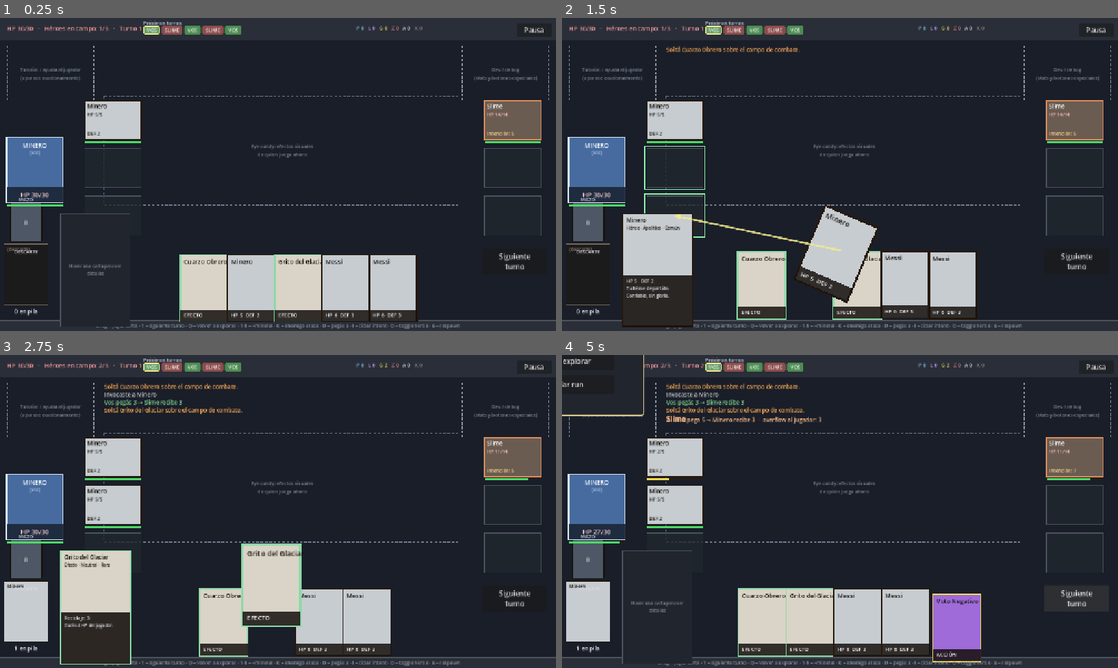
Above: before the commit, frames 1-4 (two rows, left to right).
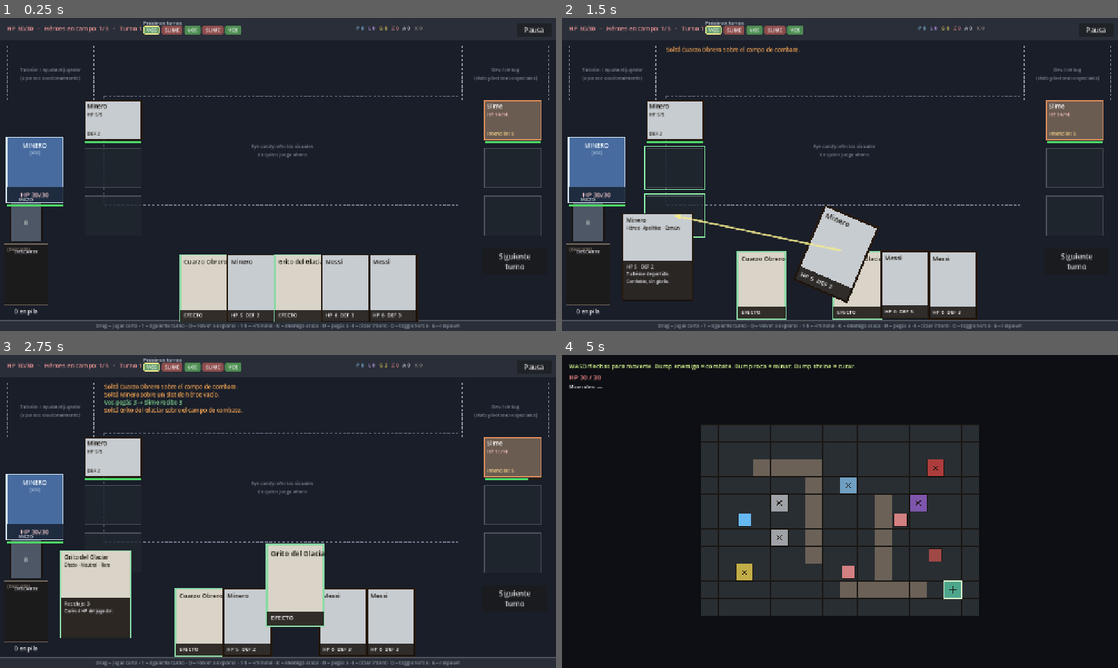
Above: after the commit, the same moments.

Repository: nahuelgallo/Glaciar-Miner
Game: Godot game, scene res://scenes/test/card_test.tscn
Same seed, same stepped clock (60 frames per second), same inputs: the game is played once before the commit and once after it. This scene is started directly instead of the project's main scene.
Inputs (mouse positions are in pixels of both pictures, inside the frame that each line leads up to):
- Up to frame 1 (0.25 s): no input
- Up to frame 2 (1.5 s): tap Enter at 0.5 s; drag from (762, 284) to (906, 284) at 0.52 s; drag from (812, 284) to (906, 249) at 1.27 s
- Up to frame 3 (2.75 s): move the mouse to (294, 621) at 2.02 s; hold D from 2.03 s (still down); tap 3 at 2.1 s; click (294, 621) at 2.17 s
- Up to frame 4 (5 s): release D at 2.75 s; click "Pausa" at 2.75 s; click (840, 539) at 3.5 s, where only the run after the commit has a clickable "Reiniciar run"; click (1079, 599) at 4.25 s, where only the run before the commit has a clickable "Siguiente turno"

The runs differ from the first frame. In frame 1, 0.3% of the frame differs, in the area x 10-24%, y 62-99%; in frame 2, 1.0%; in frame 3, 9.2%; in frame 4, 44%, in the area x 0-100%, y 0-100%.

Commit message:
Fixes de UX: modal centrado, preview compacto/hover-only, hover stable, drop preciso de heroes
- CardDetailModal y PauseMenu: anchors no funcionan con parent Node2D, asi
  que ahora forzamos position=(0,0) y size=viewport_rect en _ready. El modal
  aparece centrado correctamente.
- CardPreviewView: H reducido de 260 a 200, oculto por default, solo se
  muestra en hover (show()/hide() en main.gd al recibir signals)
- CardView Area2D extendido hacia abajo (HOVER_AREA_EXTRA=90) para que la
  posicion original siga detectando hover cuando la carta esta elevada por
  hover_lift. Esto evita el toggle infinito de enter/exit cuando el mouse
  queda en "tierra de nadie" entre la zona elevada y la original.
- HERO drop ahora requiere precision: solo valido sobre slot de heroe (no
  cualquier parte del campo). Mensaje de error apunta al slot correcto.

Diff:
--- a/scripts/card/card_preview_view.gd
+++ b/scripts/card/card_preview_view.gd
@@ -9,7 +9,7 @@
 # mostrando los detalles de la carta arrastrada hasta que la sueltes.
 
 const W: float = 160.0
-const H: float = 260.0
+const H: float = 200.0
 
 var _current_card: CardData
 
--- a/scripts/card/card_view.gd
+++ b/scripts/card/card_view.gd
@@ -14,6 +14,12 @@
 
 const CARD_WIDTH: float = 110.0
 const CARD_HEIGHT: float = 154.0
+# Extra height en el Area2D de hover. Cuando la carta se eleva (hover_lift),
+# el Area2D se va con ella y el mouse queda en "tierra de nadie" entre la
+# zona elevada y la posición original — eso provoca toggle infinito de
+# enter/exit. Extender el área hacia abajo cubre la posición original aun
+# con la carta levantada.
+const HOVER_AREA_EXTRA: float = 90.0
 
 @export var follow_speed: float = 18.0
 @export var hover_scale: float = 1.20
@@ -106,8 +112,11 @@
 	add_child(area)
 	var shape := CollisionShape2D.new()
 	var rect := RectangleShape2D.new()
-	rect.size = Vector2(CARD_WIDTH, CARD_HEIGHT)
+	# Extendido hacia abajo para que la posición original siga siendo zona
+	# de hover cuando la carta está elevada (ver HOVER_AREA_EXTRA).
+	rect.size = Vector2(CARD_WIDTH, CARD_HEIGHT + HOVER_AREA_EXTRA)
 	shape.shape = rect
+	shape.position = Vector2(0.0, HOVER_AREA_EXTRA * 0.5)
 	area.add_child(shape)
 
 
--- a/scripts/main.gd
+++ b/scripts/main.gd
@@ -223,10 +223,12 @@
 
 func _build_card_preview(_parent: Control) -> void:
 	# Preview view es Node2D (tiene _draw), no Control. Lo agregamos como
-	# hijo del root, no del Hud Control.
+	# hijo del root, no del Hud Control. Por default oculto — solo se muestra
+	# en hover.
 	_card_preview = CardPreviewView.new()
 	_card_preview.name = "CardPreview"
 	_card_preview.position = CARD_PREVIEW_RECT.position
+	_card_preview.hide()
 	add_child(_card_preview)
 
 
@@ -386,10 +388,12 @@
 func _on_hand_card_hover_started(card: CardData) -> void:
 	if _card_preview != null:
 		_card_preview.show_card(card)
+		_card_preview.show()
 
 
 func _on_hand_card_hover_ended() -> void:
 	if _card_preview != null:
+		_card_preview.hide()
 		_card_preview.clear_card()
 
 
@@ -610,7 +614,10 @@
 func _build_drop_context(card: CardData, drop_position: Vector2) -> Variant:
 	var kind := EffectExecutor.target_kind_for(card)
 	if card.type == CardData.Type.HERO:
-		if not (_battlefield.is_over_battlefield(drop_position) or _battlefield.is_over_hero_slot(drop_position)):
+		# HERO requiere precisión: solo sobre un slot de héroe (no cualquier
+		# parte del campo). El highlight visual durante el drag muestra los
+		# slots disponibles.
+		if not _battlefield.is_over_hero_slot(drop_position):
 			return null
 		if _battlefield.is_full_of_heroes():
 			return null
@@ -645,11 +652,11 @@
 	var kind := EffectExecutor.target_kind_for(card)
 	if card.type == CardData.Type.HERO:
 		if _battlefield.is_full_of_heroes():
-			return "Campo de héroes lleno (3/3). Bajá uno antes de invocar otro."
-		return "Soltá %s sobre el campo para invocar." % card.card_name
+			return "Campo de héroes lleno (3/3). Esperá a que muera uno."
+		return "Soltá %s sobre un slot de héroe vacío." % card.card_name
 	match kind:
 		EffectExecutor.TargetKind.ENEMY:
-			return "%s necesita un enemigo como target." % card.card_name
+			return "%s necesita soltarse sobre un enemigo." % card.card_name
 		EffectExecutor.TargetKind.HERO_SELF:
 			return "%s necesita un héroe activo en el campo." % card.card_name
 	return "Soltá %s sobre el campo de combate." % card.card_name
--- a/scripts/ui/card_detail_modal.gd
+++ b/scripts/ui/card_detail_modal.gd
@@ -16,8 +16,11 @@
 
 
 func _ready() -> void:
-	anchor_right = 1.0
-	anchor_bottom = 1.0
+	# El parent es Node2D, así que los anchors no resuelven el size automaticamente.
+	# Forzamos size = viewport size para que el modal cubra toda la pantalla.
+	var vp_size: Vector2 = get_viewport_rect().size
+	position = Vector2.ZERO
+	size = vp_size
 	mouse_filter = Control.MOUSE_FILTER_STOP  # bloquea input al juego de abajo
 	gui_input.connect(_on_gui_input)
 	_build()
--- a/scripts/ui/pause_menu.gd
+++ b/scripts/ui/pause_menu.gd
@@ -14,8 +14,10 @@
 
 
 func _ready() -> void:
-	anchor_right = 1.0
-	anchor_bottom = 1.0
+	# El parent es Node2D — anchors no funcionan, forzamos size manual.
+	var vp_size: Vector2 = get_viewport_rect().size
+	position = Vector2.ZERO
+	size = vp_size
 	mouse_filter = Control.MOUSE_FILTER_STOP
 	gui_input.connect(_on_gui_input)
 	_build()
Not shown, added: scripts/combat/player_view.gd.uid
Not shown, added: scripts/ui/big_card_visual.gd.uid
Not shown, added: scripts/ui/card_detail_modal.gd.uid
Not shown, added: scripts/ui/drag_arrow_overlay.gd.uid
Not shown, added: scripts/ui/pause_menu.gd.uid
